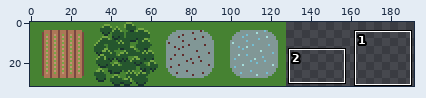
Pixel-art file, stored at ActiveGame/Art/Tiles/Tileset_Bonus.aseprite. Above, an overview of the earlier version with the close-up marked.
Close-up. Old version:
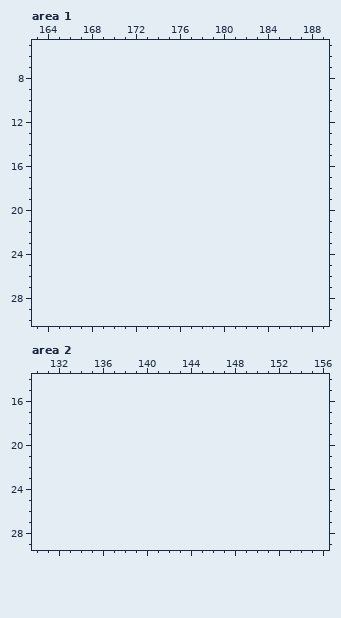
128x32 pixels, 1 frame. Shown: area 1: x 163..189, y 5..30; area 2: x 130..156, y 14..29. The old version is drawn lined up with the new one, on the new canvas. The commit also changed other parts of the picture, which this record leaves out.
After the commit:
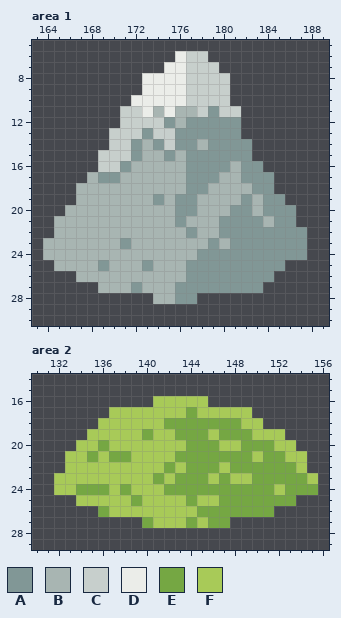
Palette (. is transparent): A #819796  B #a8b5b2  C #c7cfcc  D #ebede9  E #75a743  F #a8ca58
Diff:
{"change": "canvas 128x32 -> 192x32"}
{"where": "area 1"}
{"y":6,"x":176,"old":"...","new":"DCC"}
{"y":7,"x":175,"old":".....","new":"DDCCC"}
{"y":8,"x":173,"old":"........","new":"DDDDCCCC"}
{"y":9,"x":173,"old":"........","new":"DDDDCCCC"}
{"y":10,"x":172,"old":".........","new":"DDDDDCCCC"}
{"y":11,"x":171,"old":"...........","new":"CCDBDBBCACC"}
{"y":12,"x":171,"old":"...........","new":"CCCCABAAAAA"}
{"y":13,"x":170,"old":"............","new":"CCCACCAAAAAA"}
{"y":14,"x":170,"old":".............","new":"CCABACAABAAAA"}
{"y":15,"x":169,"old":"..............","new":"CCCABBABAAAAAA"}
{"y":16,"x":169,"old":"...............","new":"CCABBBBBAAAABAA"}
{"y":17,"x":168,"old":".................","new":"BAABBBBBBAAABBAAA"}
{"y":18,"x":167,"old":"..................","new":"BBBBBBBBBBAABBBBAA"}
{"y":19,"x":167,"old":"...................","new":"BBBBBBBABAABBBBABAA"}
{"y":20,"x":166,"old":".....................","new":"BBBBBBBBBBAABBBAABAAA"}
{"y":21,"x":165,"old":"......................","new":"BBBBBBBBBBBABBBAAAABAA"}
{"y":22,"x":165,"old":".......................","new":"BBBBBBBBBBBBABBAAAAAAAA"}
{"y":23,"x":164,"old":"........................","new":"BBBBBBBABBBBBBBABAAAAAAA"}
{"y":24,"x":164,"old":"........................","new":"BBBBBBBBBBBBBBAAAAAAAAAA"}
{"y":25,"x":165,"old":".....................","new":"BBBBABBBABBBAAAAAAAAA"}
{"y":26,"x":167,"old":"..................","new":"BBBBBBBBBBAAAAAAAA"}
{"y":27,"x":169,"old":"...............","new":"BBBABBBAAAAAAAA"}
{"y":28,"x":174,"old":"....","new":"BBAA"}
{"where": "area 2"}
{"y":16,"x":141,"old":".....","new":"FFFFF"}
{"y":17,"x":137,"old":".............","new":"FFFFFFFEFFFFF"}
{"y":18,"x":136,"old":"...............","new":"FFFFFFEEEEEEEFF"}
{"y":19,"x":135,"old":"..................","new":"FFFFFEFFEEEFEEEFFF"}
{"y":20,"x":134,"old":"....................","new":"FFEFFFFFFFEEEFFEEEFF"}
{"y":21,"x":133,"old":"......................","new":"FFEFEEFFFFEEEEEEEFEEFF"}
{"y":22,"x":133,"old":"......................","new":"FFFFFFFFFEFEEEFEEEEEEF"}
{"y":23,"x":132,"old":"........................","new":"FFFFFFFFFEFEEEFEFFEEEEEF"}
{"y":24,"x":132,"old":"........................","new":"FFEEEFEFFFEEEEEEEEEEFEEE"}
{"y":25,"x":134,"old":"....................","new":"FFFFFEFFFFEFFEEEEEEE"}
{"y":26,"x":136,"old":"................","new":"EFFFFFFFFEEEEEEE"}
{"y":27,"x":140,"old":"........","new":"EFFFEFEE"}
